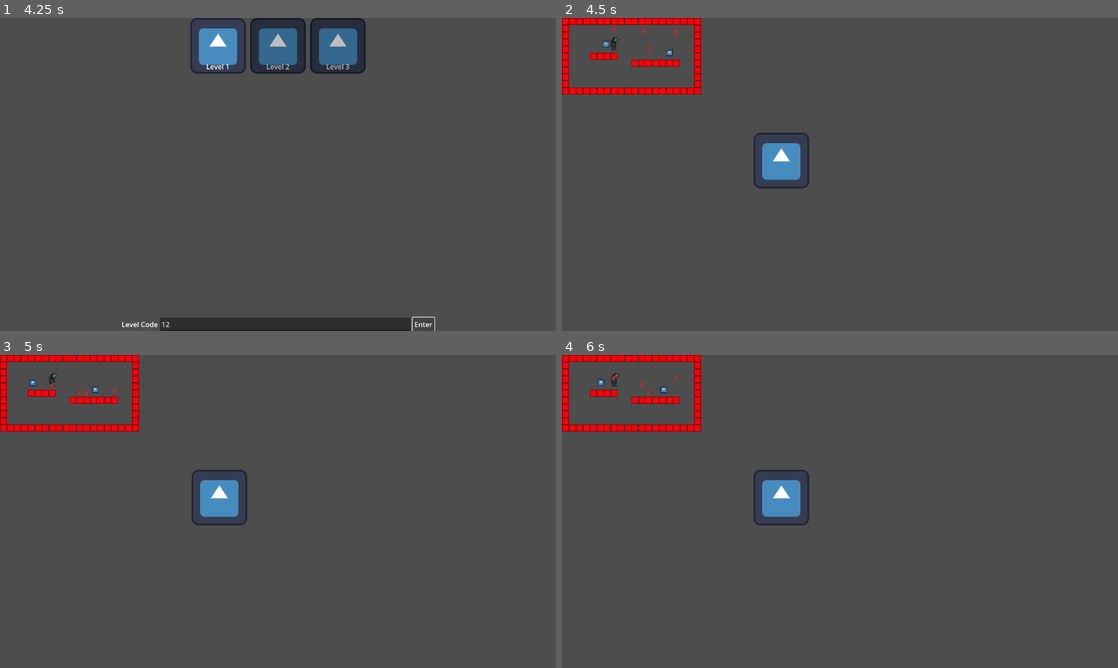
Above: before the commit, frames 1-4 (two rows, left to right).
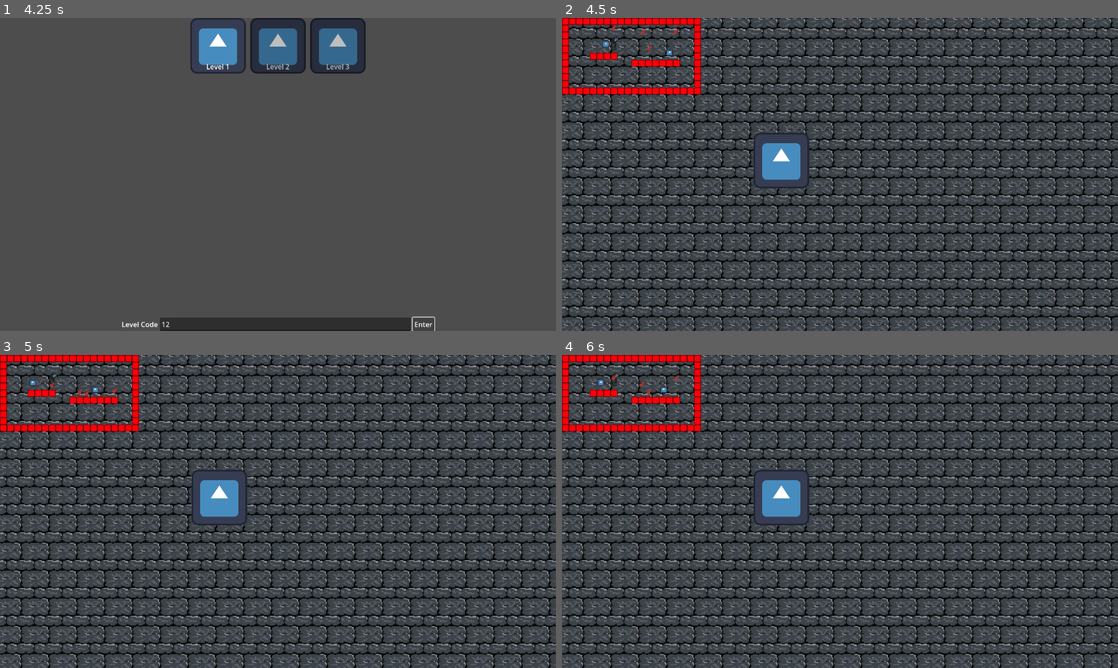
Above: after the commit, the same moments.

Repository: panorb/ludum-dare-56
Game: Godot game, scene res://world.tscn
Two runs of this game, one before a commit and one after it. Both use one fixed random seed, a clock stepped at 60 frames per second and the inputs below. The engine's default icon, where the game draws it, is replaced by a stand-in: a white triangle on a blue panel in a dark square.
Inputs (mouse positions are in pixels of both pictures, inside the frame that each line leads up to):
- Up to frame 1 (4.25 s): click "Select Level" at 0.5 s; click (283, 324) at 1.27 s; type "12" at 1.35 s; click "Enter" at 2 s; click "Enter" at 2.75 s; click "Enter" at 3.5 s
- Up to frame 2 (4.5 s): tap Enter at 4.25 s; move the mouse to (778, 46) at 4.27 s; click (778, 46) at 4.42 s
- Up to frame 3 (5 s): tap Space (ui_select) at 4.52 s
- Up to frame 4 (6 s): move the mouse to (728, 527) at 5.02 s; click (728, 527) at 5.17 s; tap Space (ui_select) at 5.27, 5.75 s; move the mouse to (895, 442) at 5.77 s; click (895, 442) at 5.92 s

Frame 1 is identical in both runs. In frame 2, 30% of the frame differs, in the area x 0-100%, y 0-100%; in frame 3, 30%; in frame 4, 30%.

Commit message:
Add Background

Diff:
--- a/godot/game/game.tscn
+++ b/godot/game/game.tscn
@@ -1,12 +1,23 @@
-[gd_scene load_steps=4 format=3 uid="uid://bqcslv3oe5tom"]
+[gd_scene load_steps=5 format=3 uid="uid://bqcslv3oe5tom"]
 
 [ext_resource type="Script" path="res://game/game.gd" id="1_4aq2a"]
+[ext_resource type="Texture2D" uid="uid://dccxl82aac16m" path="res://game/wall.png" id="2_0qe6m"]
 [ext_resource type="Texture2D" uid="uid://cfisiwojfbp85" path="res://icon.svg" id="2_yyijx"]
 [ext_resource type="Script" path="res://game/construction/construction_state.gd" id="3_k030l"]
 
 [node name="Game" type="Node2D"]
 texture_filter = 1
 script = ExtResource("1_4aq2a")
+metadata/_edit_vertical_guides_ = [1291.0]
+metadata/_edit_horizontal_guides_ = [721.0]
+
+[node name="Sprite2D" type="Sprite2D" parent="."]
+texture_repeat = 2
+scale = Vector2(2, 2)
+texture = ExtResource("2_0qe6m")
+centered = false
+region_enabled = true
+region_rect = Rect2(0, 0, 640, 360)
 
 [node name="Icon" type="Sprite2D" parent="."]
 position = Vector2(505, 328)
Binary file added: godot/game/wall.png
Not shown, added: godot/game/wall.png.import
